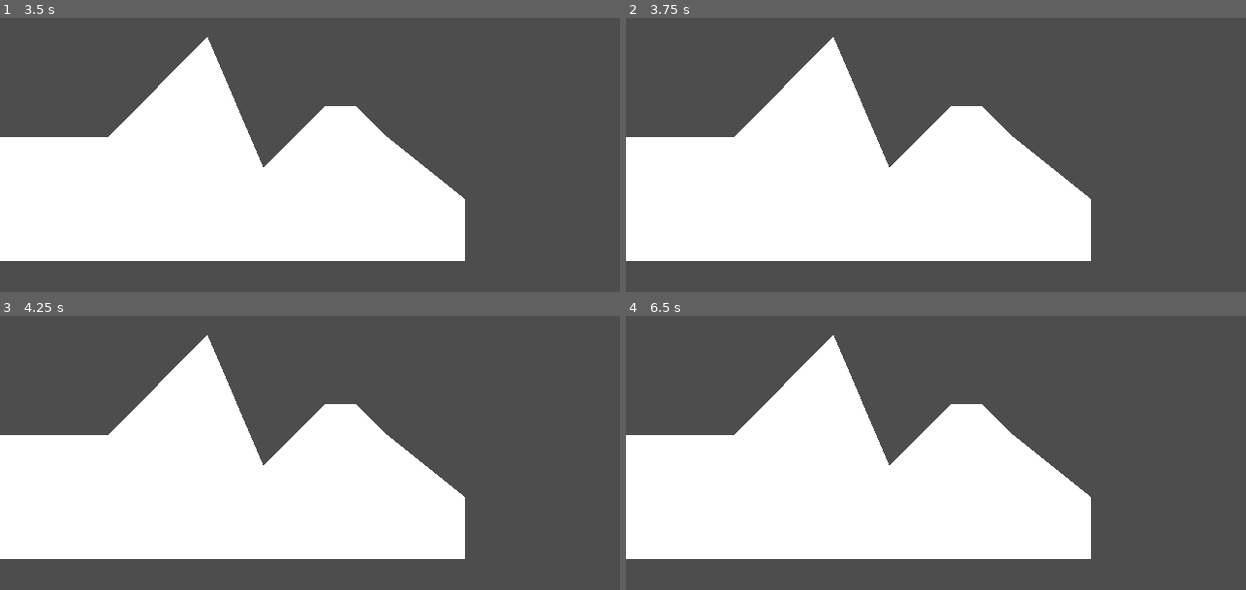
Above: before the commit, frames 1-4 (two rows, left to right).
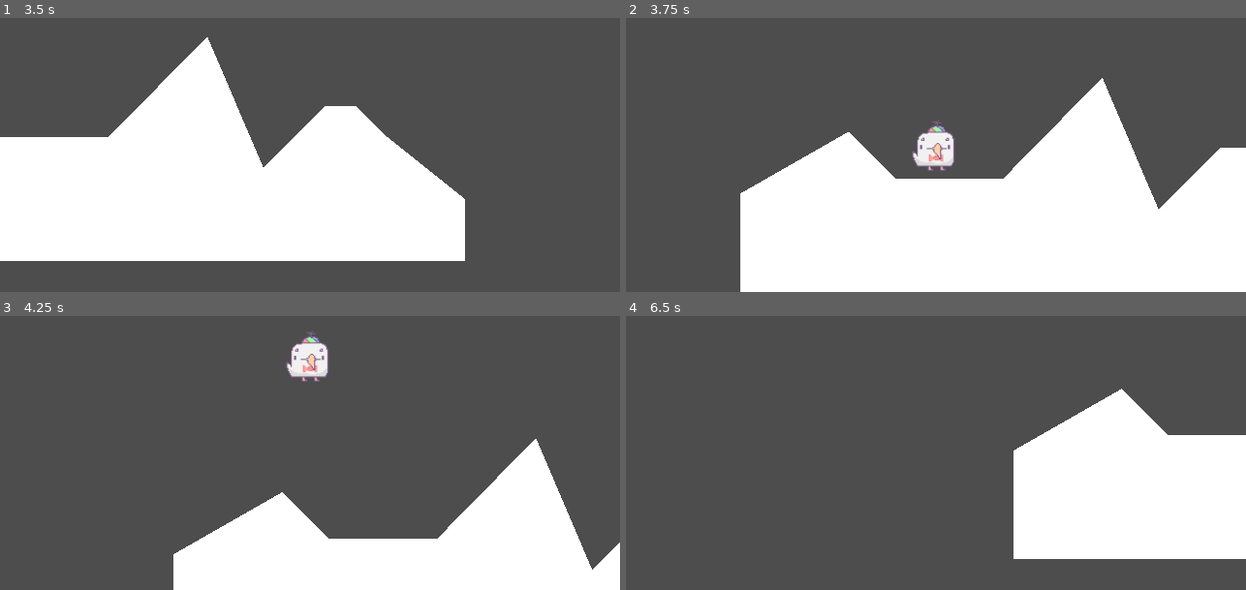
Above: after the commit, the same moments.

Repository: battletoaster34/2D-Platformer-Practice
Game: Godot game, scene res://main.tscn
The game is run twice, just before and just after one commit, with the same random seed, the same clock (stepped at 60 frames per second) and the same inputs.
Inputs:
- Up to frame 1 (3.5 s): tap Enter (ui_accept) at 0.5, 0.77, 1.52, 3.02 s; hold D (right) 0.53-2.03 s; hold A (left) 2.03-2.78 s; hold D (right) from 2.78 s (still down)
- Up to frame 2 (3.75 s): keep holding D (right); tap R (Reset, bound only after the commit) at 3.5 s
- Up to frame 3 (4.25 s): keep holding D (right); tap Enter (ui_accept) at 3.77 s; tap R (Reset, bound only after the commit) at 4.15 s
- Up to frame 4 (6.5 s): release D (right) at 4.28 s; hold A (left) 4.28-5.03 s; tap Enter (ui_accept) at 4.52, 6.02 s; hold D (right) 5.03-5.78 s; hold A (left) from 5.78 s (still down)

Frame 1 is identical in both runs. In frame 2, 39% of the frame differs, in the area x 0-100%, y 7-100%; in frame 3, 47%; in frame 4, 48%, in the area x 0-100%, y 7-89%.

Commit message:
added a reset key
When R is pressed x and y coordinates are set to zero

Diff:
--- a/player.gd
+++ b/player.gd
@@ -1,5 +1,4 @@
 extends CharacterBody2D
-
 
 const SPEED = 200.0
 const JUMP_VELOCITY = -350.0
@@ -10,6 +9,10 @@
 
 func _physics_process(delta):
 	# Add the gravity.
+
+	if Input.is_action_just_pressed("Reset"):
+		position.x = 0
+		position.y = 0
 
 	if not is_on_floor():
 		velocity.y += gravity * delta
--- a/project.godot
+++ b/project.godot
@@ -45,3 +45,8 @@
 "events": [Object(InputEventKey,"resource_local_to_scene":false,"resource_name":"","device":-1,"window_id":0,"alt_pressed":false,"shift_pressed":false,"ctrl_pressed":false,"meta_pressed":false,"pressed":false,"keycode":0,"physical_keycode":83,"key_label":0,"unicode":115,"echo":false,"script":null)
 ]
 }
+Reset={
+"deadzone": 0.5,
+"events": [Object(InputEventKey,"resource_local_to_scene":false,"resource_name":"","device":0,"window_id":0,"alt_pressed":false,"shift_pressed":false,"ctrl_pressed":false,"meta_pressed":false,"pressed":false,"keycode":0,"physical_keycode":82,"key_label":0,"unicode":0,"echo":false,"script":null)
+]
+}
